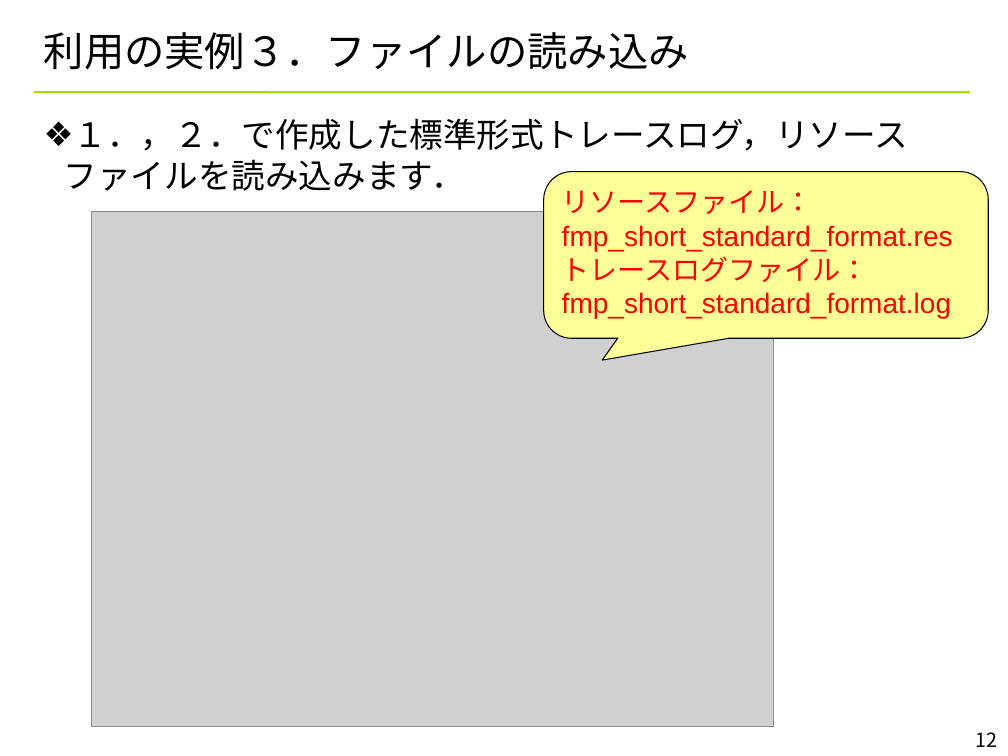
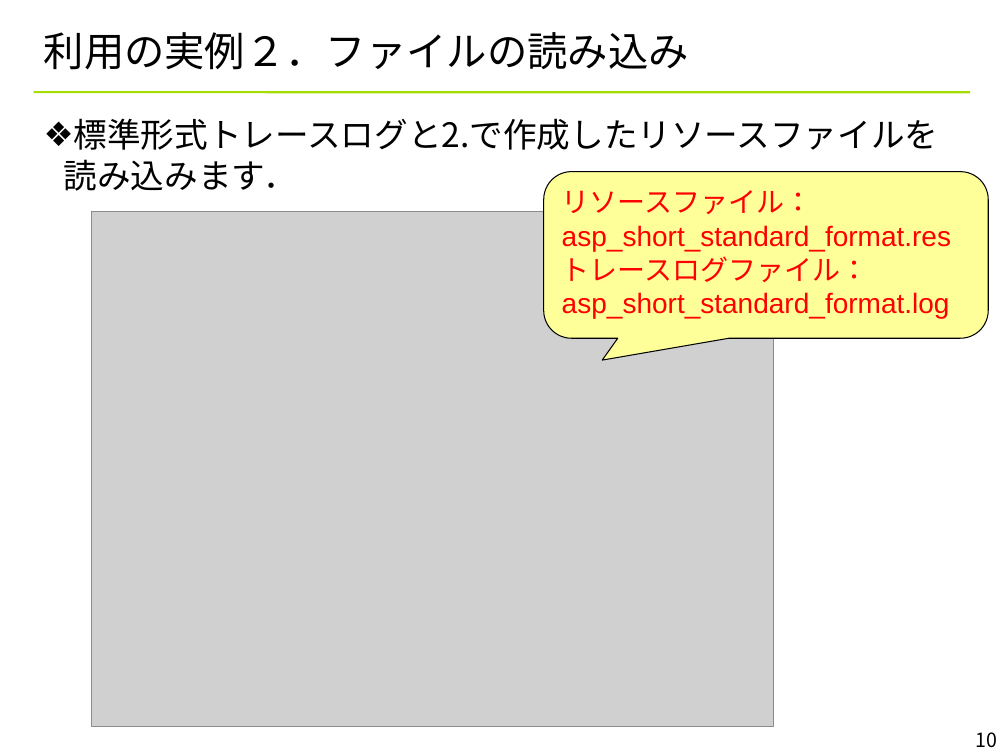
Before and after one commit to YixiaoLi/tlv4mc, a slide deck: slide 10 of doc/converter_manual.pptx (slide 12 before the commit). Drawn at 1008x756 pixels with LibreOffice and Linux fonts; fonts in the diff are those of the drawing; grey boxes stand for pictures; background and template pictures are left out. Boxes give left, top, right and bottom in pixels: in the first picture for what was removed or moved away, otherwise in the second. Text is boxed around its words. In the diff, an @@ line names an element or a change of style, - is before the commit and + after.

```diff
--- a/doc/converter_manual.pptx
+++ b/doc/converter_manual.pptx
@@ title at box(44, 32, 689, 70): text changed @@
-利用の実例３．ファイルの読み込み
+利用の実例２．ファイルの読み込み
@@ text at box(64, 118, 939, 191): text changed @@
-❖ １．，２．で作成した標準形式トレースログ，リソースファイルを読み込みます．
+❖ 標準形式トレースログと2.で作成したリソースファイルを読み込みます．
@@ text in rounded speech box at box(562, 190, 951, 318): text changed @@
-リソースファイル：
-fmp_short_standard_format.res
-トレースログファイル：
-fmp_short_standard_format.log
+リソースファイル：
+asp_short_standard_format.res
+トレースログファイル：
+asp_short_standard_format.log
@@ page number at box(976, 732, 998, 748): text changed @@
-12
+10
```
Also in this commit, not shown: 10 other slides changed, 2 slides added, 2 slides removed.
